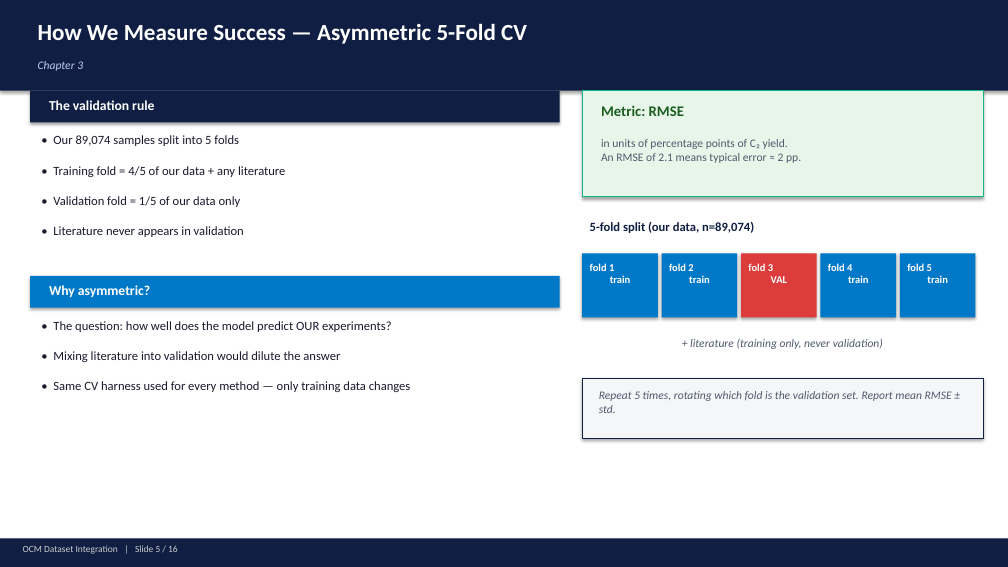
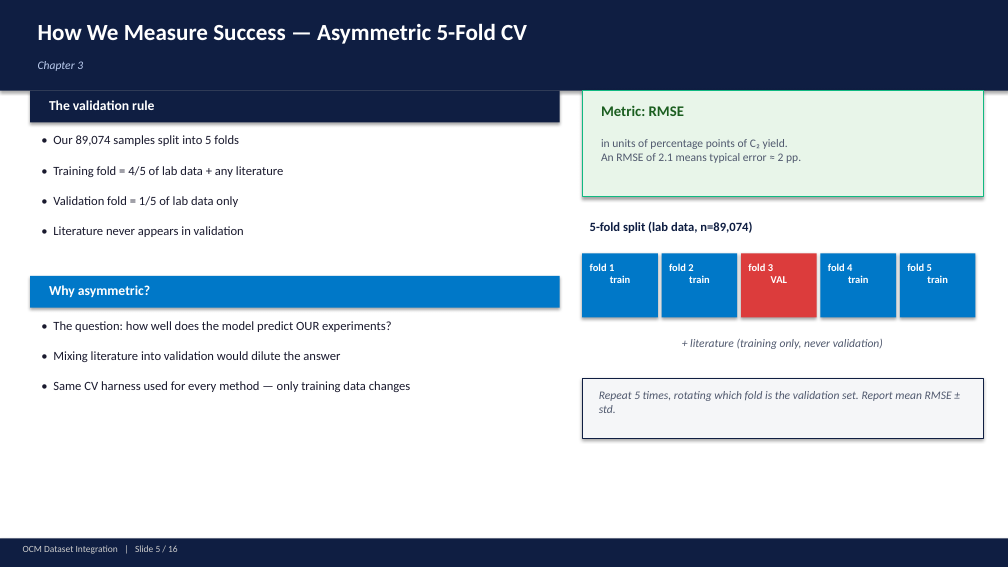
Before and after one commit to ParthN9i4/OCM-Dataset-JAIST, a slide deck: slide 5 of ocm_presentation.pptx. Drawn at 1008x567 pixels with LibreOffice and Linux fonts; fonts in the diff are those of the drawing. Boxes give left, top, right and bottom in pixels: in the first picture for what was removed or moved away, otherwise in the second. Text is boxed around its words. In the diff, an @@ line names an element or a change of style, - is before the commit and + after.

```diff
--- a/ocm_presentation.pptx
+++ b/ocm_presentation.pptx
@@ text at bbox=[53, 166, 283, 177]: text changed @@
-• Training fold = 4/5 of our data + any literature
+• Training fold = 4/5 of lab data + any literature
@@ text at bbox=[53, 196, 238, 207]: text changed @@
-• Validation fold = 1/5 of our data only
+• Validation fold = 1/5 of lab data only
@@ text at bbox=[590, 222, 752, 233]: text changed @@
-5-fold split (our data, n=89,074)
+5-fold split (lab data, n=89,074)
```
Also in this commit, not shown: 5 other slides changed, 13 other files.
